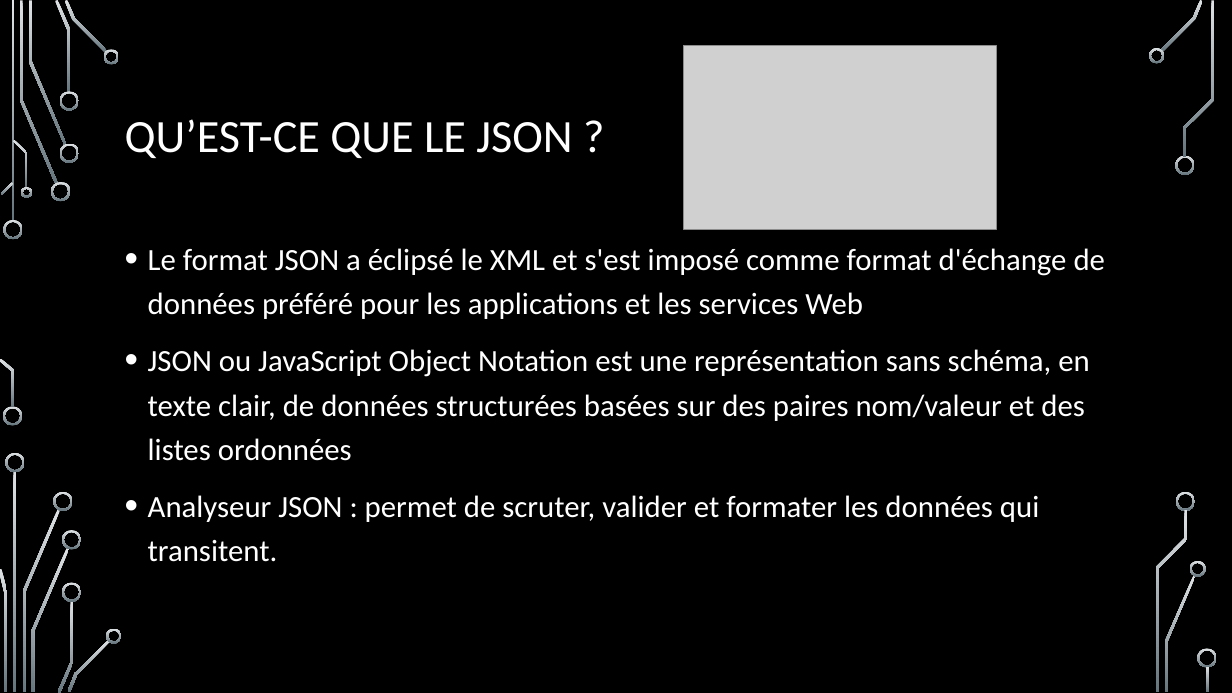
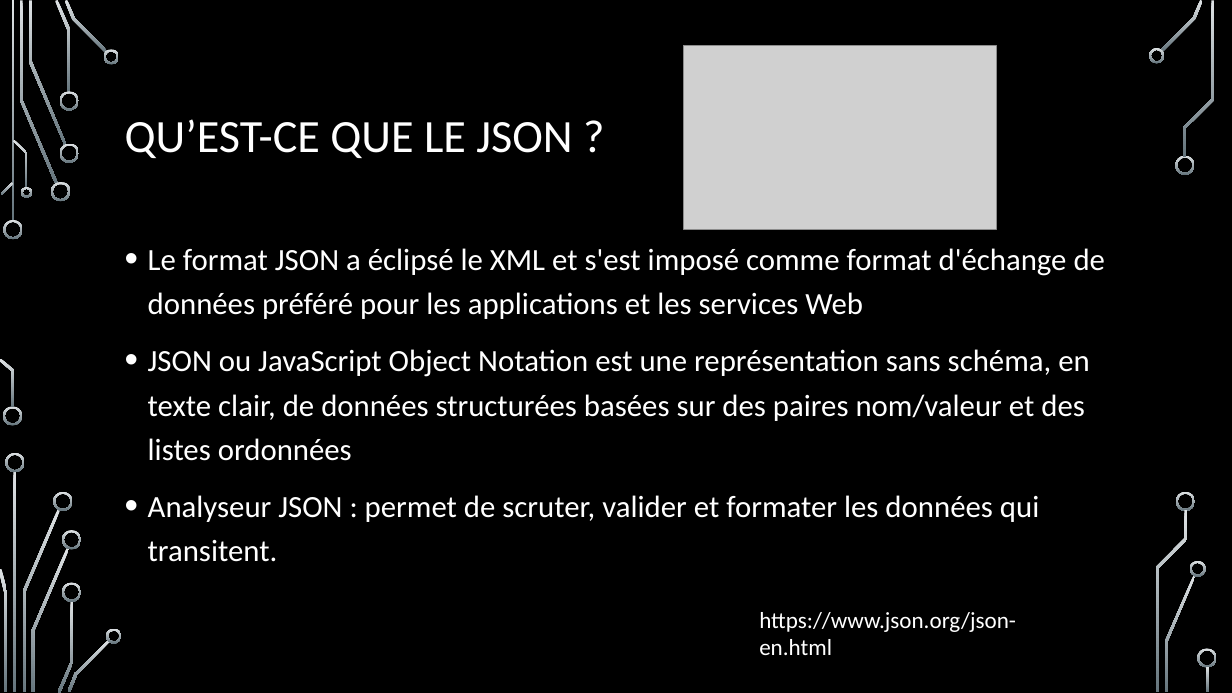
Before and after one commit to Guillaumeclavel/Etude_Faille_CVE_12636, a slide deck: slide 4 of Présentation étude de faille CVE 2017-12635 ET 12636 ébauche.pptx. Drawn at 1232x693 pixels with LibreOffice and Linux fonts; fonts in the diff are those of the drawing; grey boxes stand for pictures; background and template pictures are left out. Boxes give left, top, right and bottom in pixels: in the first picture for what was removed or moved away, otherwise in the second. Text is boxed around its words. In the diff, an @@ line names an element or a change of style, - is before the commit and + after.

```diff
--- a/Présentation étude de faille CVE 2017-12635 ET 12636 ébauche.pptx
+++ b/Présentation étude de faille CVE 2017-12635 ET 12636 ébauche.pptx
@@ text added at (759,612,1016,655), 18 pt, text #FFFFFF @@
+https://www.json.org/json-en.html
```
Also in this commit, not shown: 8 other slides changed.
